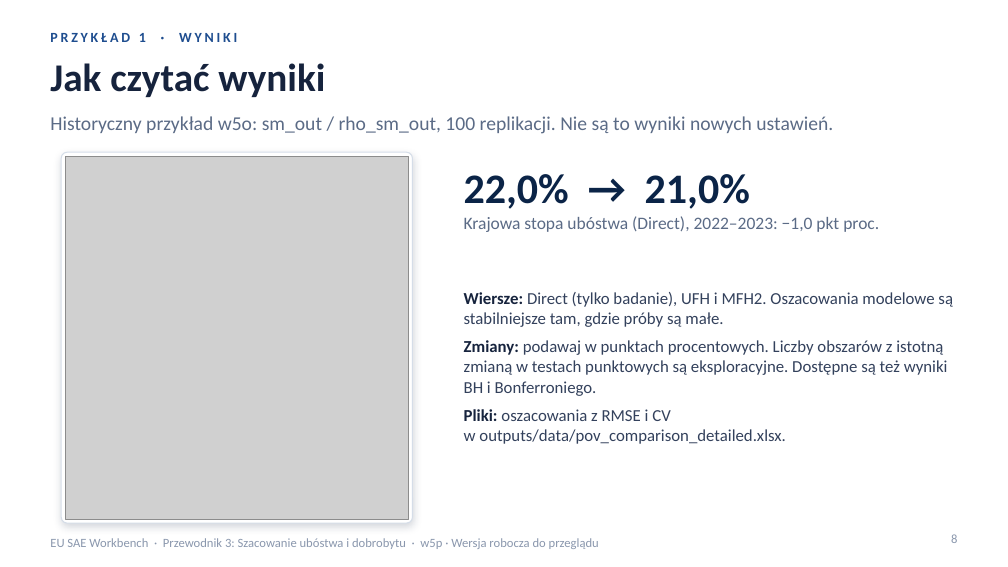
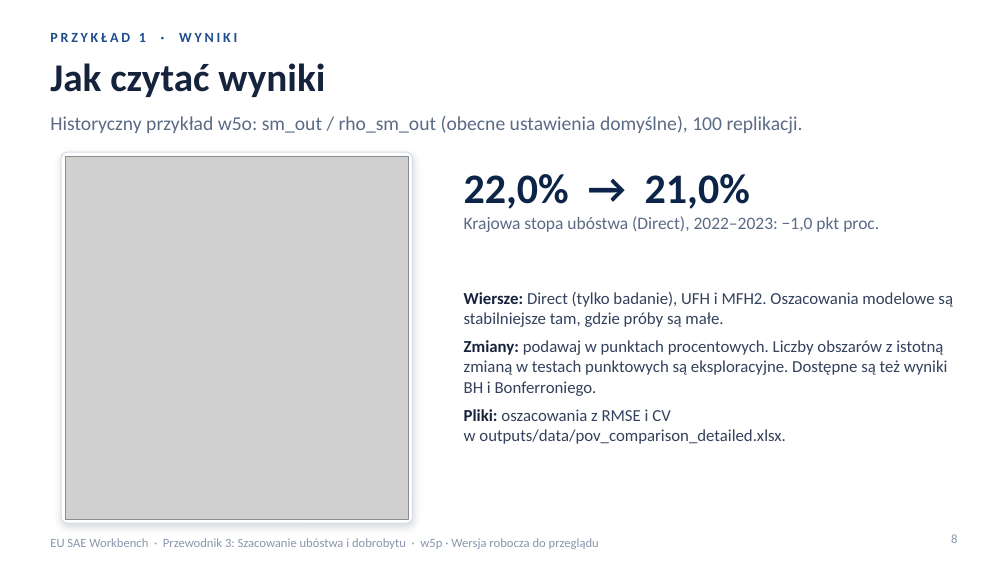
Before and after one commit to Noboyoshida227/eu-sae-application, a slide deck: slide 8 of docs/instructions/Polish/EU_SAE_Workbench_Guide_3_Estimating_Poverty_and_Welfare_PL.pptx. Drawn at 1008x567 pixels with LibreOffice and Linux fonts; fonts in the diff are those of the drawing; grey boxes stand for pictures. Boxes give left, top, right and bottom in pixels: in the first picture for what was removed or moved away, otherwise in the second. Text is boxed around its words. In the diff, an @@ line names an element or a change of style, - is before the commit and + after.

```diff
--- a/docs/instructions/Polish/EU_SAE_Workbench_Guide_3_Estimating_Poverty_and_Welfare_PL.pptx
+++ b/docs/instructions/Polish/EU_SAE_Workbench_Guide_3_Estimating_Poverty_and_Welfare_PL.pptx
@@ text at [50,116,803,134]: text changed @@
-Historyczny przykład w5o: sm_out / rho_sm_out, 100 replikacji. Nie są to wyniki nowych ustawień.
+Historyczny przykład w5o: sm_out / rho_sm_out (obecne ustawienia domyślne), 100 replikacji.
```
Also in this commit, not shown: 3 other slides changed, 32 other files.
